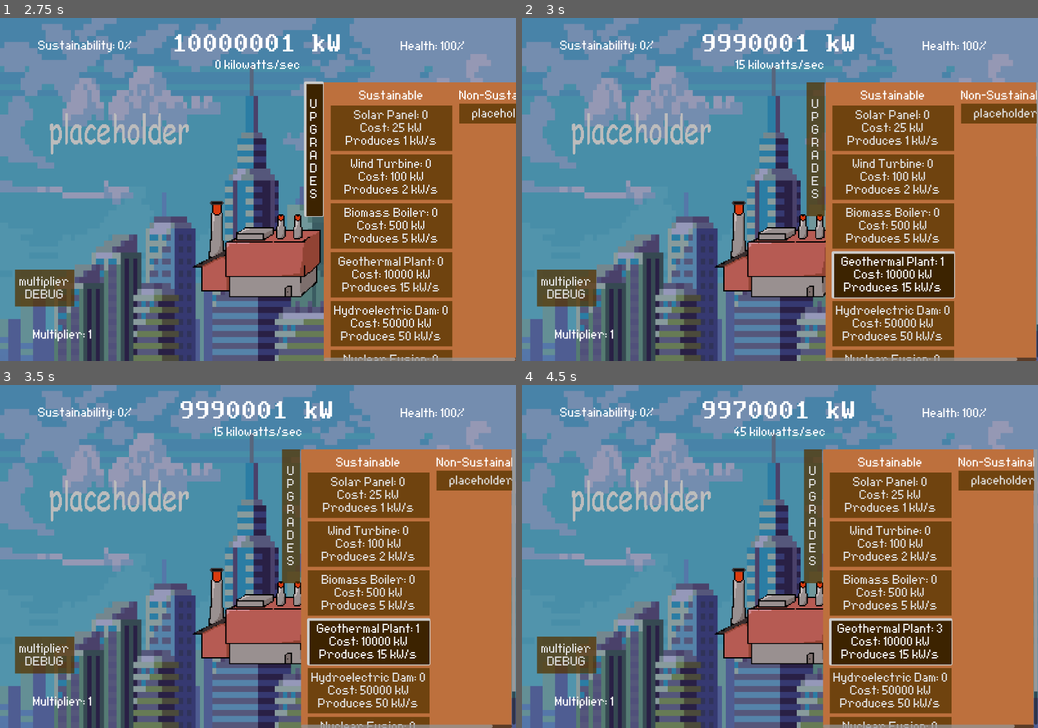
Above: before the commit, frames 1-4 (two rows, left to right).
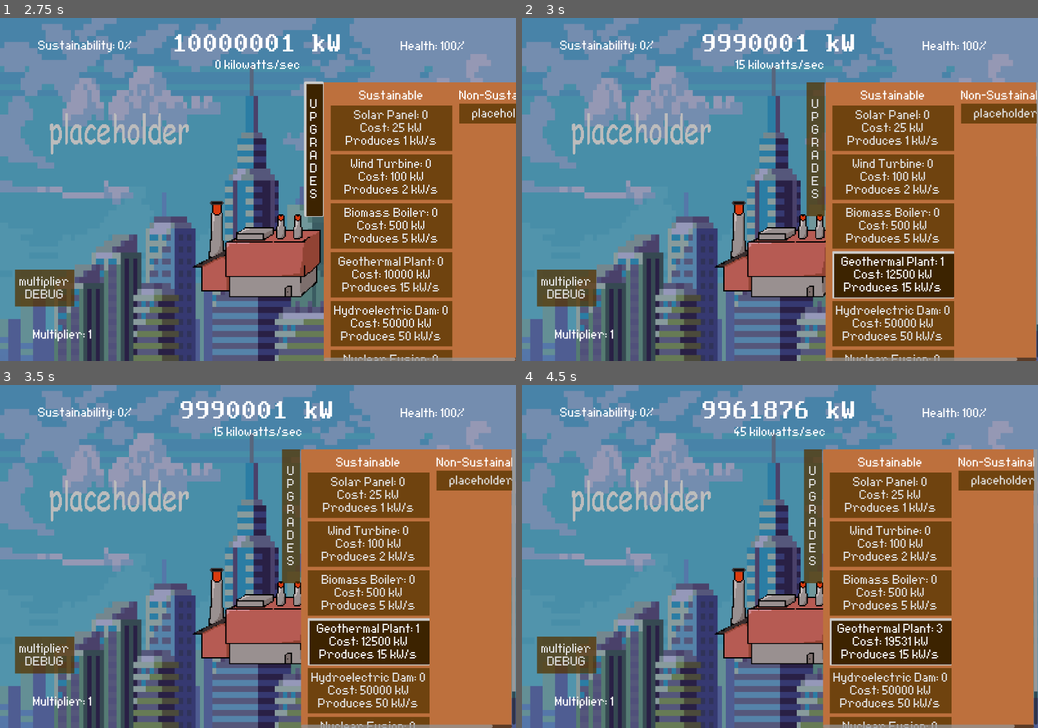
Above: after the commit, the same moments.

Repository: chu0029/SusGame
Game: Godot game, scene res://scenes/menu_start.tscn
Same seed, same stepped clock (60 frames per second), same inputs: the game is played once before the commit and once after it.
Inputs (mouse positions are in pixels of both pictures, inside the frame that each line leads up to):
- Up to frame 1 (2.75 s): click "START?" at 0.5 s; click (258, 244) at 1.25 s; click "U P G R A D E S" at 2 s
- Up to frame 2 (3 s): click "Geothermal Plant: 0 Cost: 100…" at 2.75 s
- Up to frame 3 (3.5 s): no input
- Up to frame 4 (4.5 s): click "Geothermal Plant: 1 Cost: 100…" (after the commit: "Geothermal Plant: 1 Cost: 125…") at 3.5 s; click "Geothermal Plant: 2 Cost: 100…" (after the commit: "Geothermal Plant: 2 Cost: 156…") at 4.25 s

Frame 1 is identical in both runs. In frame 2, less than 0.1% of the frame differs, in the area x 60-84%, y 68-82%; in frame 3, less than 0.1%; in frame 4, 0.7%, in the area x 41-84%, y 4-82%.

Commit message:
converted most generators to universal code

Diff:
--- a/scenes/gametest.tscn
+++ b/scenes/gametest.tscn
@@ -169,6 +169,7 @@
 theme_override_constants/separation = 16
 
 [node name="susvbox" type="VBoxContainer" parent="Panel/ScrollContainer/MarginContainer/HBoxContainer"]
+clip_contents = true
 layout_mode = 2
 theme_override_constants/separation = 8
 
--- a/scripts/gametest.gd
+++ b/scripts/gametest.gd
@@ -136,21 +136,19 @@
 		biomass.text = 'Biomass Boiler: %s \n Cost: %d kW \n Produces 3 kW/s' %[biomasscount,costs[2]]
 		soundupgrade.play()
 
-func _on_geothermalplant_pressed() -> void:
-	if power >= 10000:
-		timer.start()
-		geothermalplantcount += 1
-		power -= 10000
-		geothermalplant.text = 'Geothermal Plant: %s \n Cost: 10000 kW \n Produces 15 kW/s' %geothermalplantcount
-		soundupgrade.play()
+func _on_geothermalplant_pressed() -> void: #costs[3]
+	if power >= costs[3]:
+		var output = upgradeClicker(costs[3], geothermalplantcount)
+		costs[3] = output[0]
+		geothermalplantcount = output[1]
+		geothermalplant.text = 'Geothermal Plant: %s \n Cost: %d kW \n Produces 15 kW/s' %[geothermalplantcount,costs[3]]
 
 func _on_hydroelectricdam_pressed() -> void:
-	if power >= 50000:
-		timer.start()
-		hydroelectricdamcount += 1
-		power -= 50000
-		hydroelectricdam.text = 'Hydroelectric Dam: %s \n Cost: 50000 kW \n Produces 50 kW/s' %hydroelectricdamcount
-		soundupgrade.play()
+	if power >= costs[4]:
+		var output = upgradeClicker(costs[4], hydroelectricdamcount)
+		costs[4] = output[0]
+		hydroelectricdamcount = output[1]
+		hydroelectricdam.text = 'Hydroelectric Dam: %s \n Cost: %d kW \n Produces 50 kW/s' %[hydroelectricdamcount,costs[4]]
 
 func _on_nuclearfusion_pressed() -> void:
 	if power >= 1000000:
